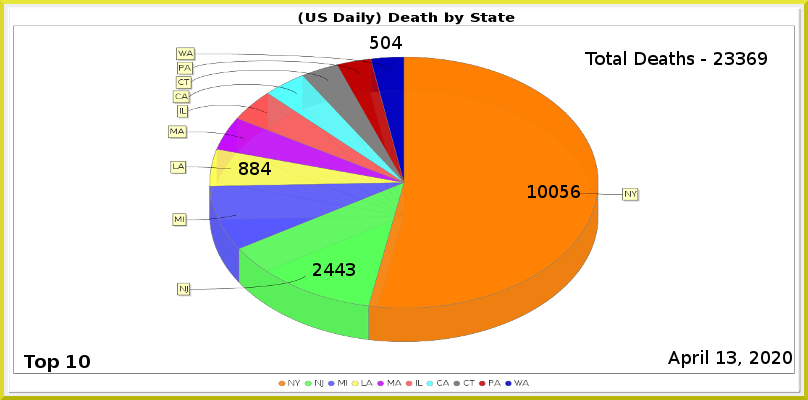
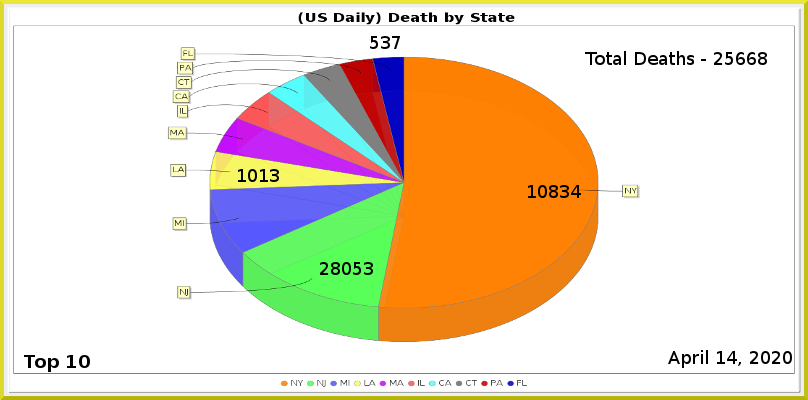
Layers edited between the first and the second 808 × 400 image:
painted on "Least" over [381, 36, 402, 49]
painted on "LA" over [238, 162, 279, 182]
painted on "NJ" over [313, 262, 373, 276]
painted on "NY" over [549, 185, 581, 198]
renamed "Total Deaths - 23369" to "Total Deaths - 25668", painted on it over [725, 52, 767, 65]
painted on "Current Date" over [727, 351, 737, 364]
painted on "Death_by_State.png" over [167, 47, 640, 387]
